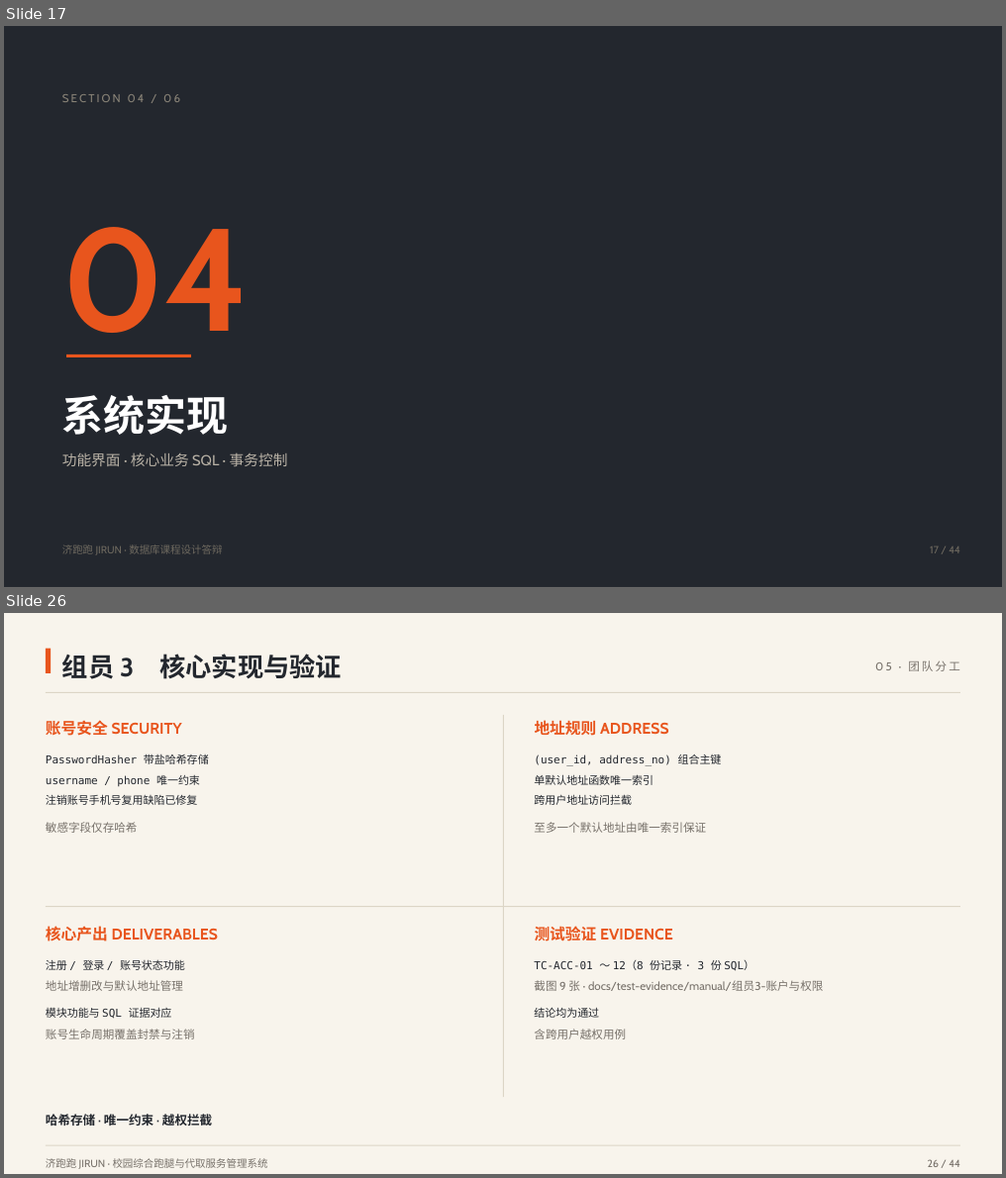
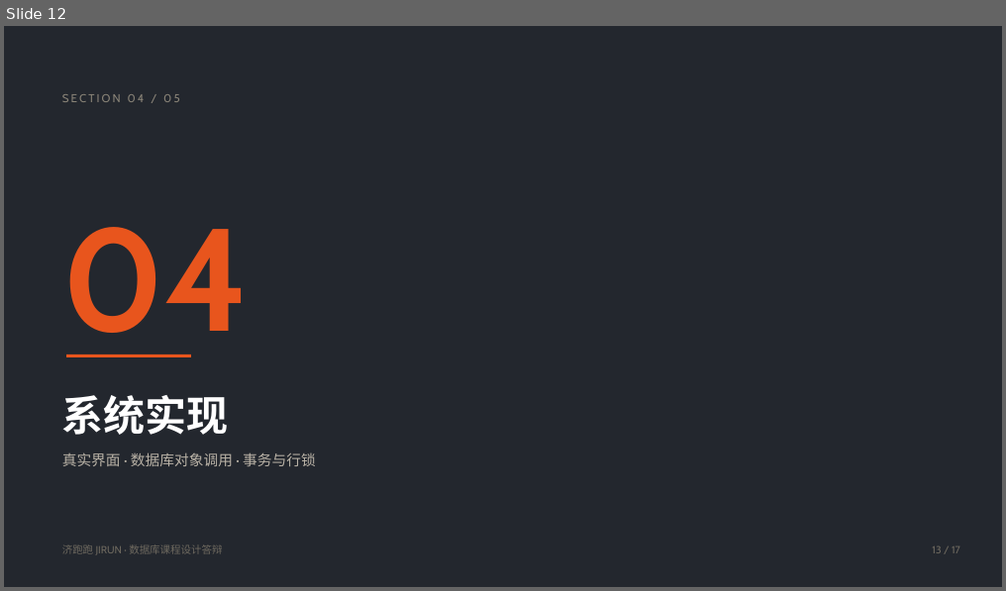
Before and after one commit to CampusDelivery-Team/campus-delivery, a slide deck: docs/校园综合跑腿与代取服务管理系统-课程设计答辩.pptx. Shown one above the other, each under a label of ours: slides 17 and 26 before the commit, slide 12 after it; the slides between them are not shown. The pictures are 1006x1178 and 1006x591 pixels, drawn with LibreOffice and Linux fonts; fonts in the diff are those of the drawing. Boxes give left, top, right and bottom in pixels: in the first picture for what was removed or moved away, otherwise in the second. Text is boxed around its words. In the diff, an @@ line names an element or a change of style, - is before the commit and + after.

```diff
--- a/docs/校园综合跑腿与代取服务管理系统-课程设计答辩.pptx
+++ b/docs/校园综合跑腿与代取服务管理系统-课程设计答辩.pptx
@@ slide 26 removed at bbox=[4, 613, 1002, 1174], background #F8F4EC @@
@@ rectangle removed at bbox=[46, 649, 52, 672] @@
@@ text removed at bbox=[62, 654, 343, 679] @@
-组员 3 核心实现与验证
@@ text removed at bbox=[875, 661, 960, 671] @@
-05 · 团队分工
@@ rectangle removed at bbox=[46, 692, 960, 693] @@
@@ text removed at bbox=[46, 720, 182, 736] @@
-账号安全 SECURITY
@@ rectangle removed at bbox=[503, 715, 504, 1097] @@
@@ text removed at bbox=[535, 720, 669, 736] @@
-地址规则 ADDRESS
@@ text removed at bbox=[46, 755, 209, 833] @@
-PasswordHasher 带盐哈希存储
-username / phone 唯一约束
-注销账号手机号复用缺陷已修复
-敏感字段仅存哈希
@@ text removed at bbox=[534, 755, 722, 833] @@
-(user_id, address_no) 组合主键
-单默认地址函数唯一索引
-跨用户地址访问拦截
-至多一个默认地址由唯一索引保证
@@ rectangle removed at bbox=[46, 906, 960, 907] @@
@@ text removed at bbox=[46, 926, 218, 942] @@
-核心产出 DELIVERABLES
@@ text removed at bbox=[535, 926, 673, 942] @@
-测试验证 EVIDENCE
@@ text removed at bbox=[46, 959, 195, 1040] @@
-注册 / 登录 / 账号状态功能
-地址增删改与默认地址管理
-模块功能与 SQL 证据对应
-账号生命周期覆盖封禁与注销
@@ text removed at bbox=[534, 960, 823, 1040] @@
-TC-ACC-01 ～ 12（8 份记录 · 3 份 SQL）
-截图 9 张 · docs/test-evidence/manual/组员3-账户与权限
-结论均为通过
-含跨用户越权用例
@@ text removed at bbox=[46, 1114, 212, 1126] @@
-哈希存储 · 唯一约束 · 越权拦截
@@ rectangle removed at bbox=[46, 1146, 960, 1146] @@
@@ text removed at bbox=[46, 1158, 268, 1169] @@
-济跑跑 JIRUN · 校园综合跑腿与代取服务管理系统
@@ text removed at bbox=[928, 1159, 960, 1167] @@
-26 / 44
@@ what was slide 17 is now slide 12 @@
@@ slide 12 changed as well @@
@@ text at bbox=[62, 453, 316, 467]: text changed @@
-功能界面 · 核心业务 SQL · 事务控制
+真实界面 · 数据库对象调用 · 事务与行锁
@@ text at bbox=[932, 547, 960, 554]: text changed @@
-17 / 44
+13 / 17
```
Also in this commit, not shown: 15 other slides changed, 27 other slides removed, 4 other files.
